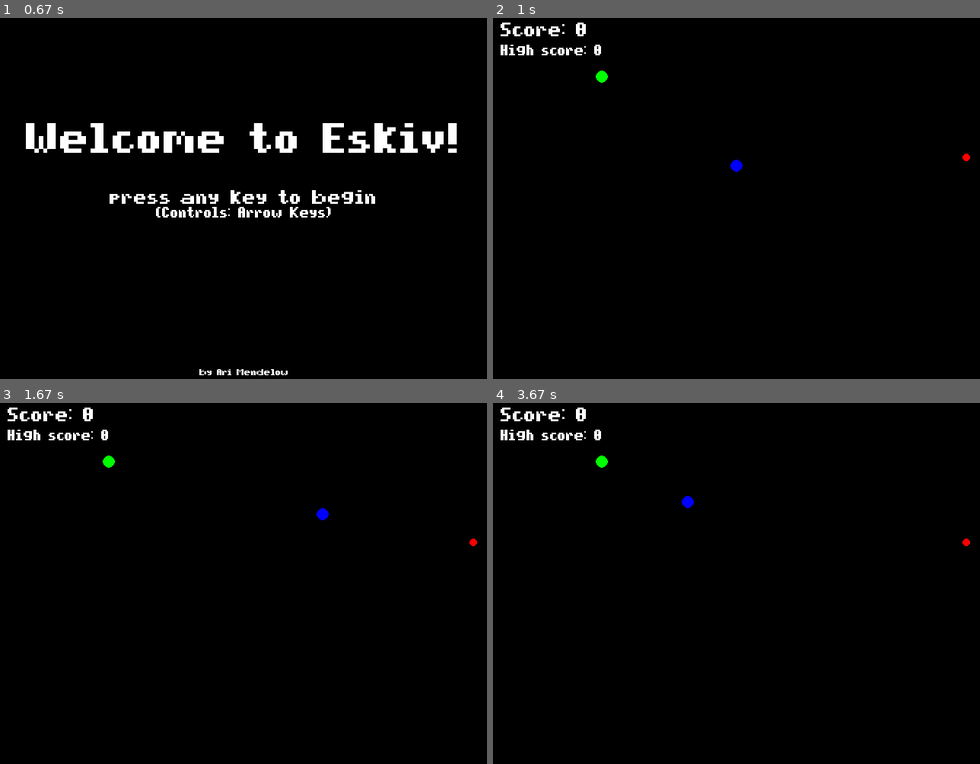
Above: before the commit, frames 1-4 (two rows, left to right).
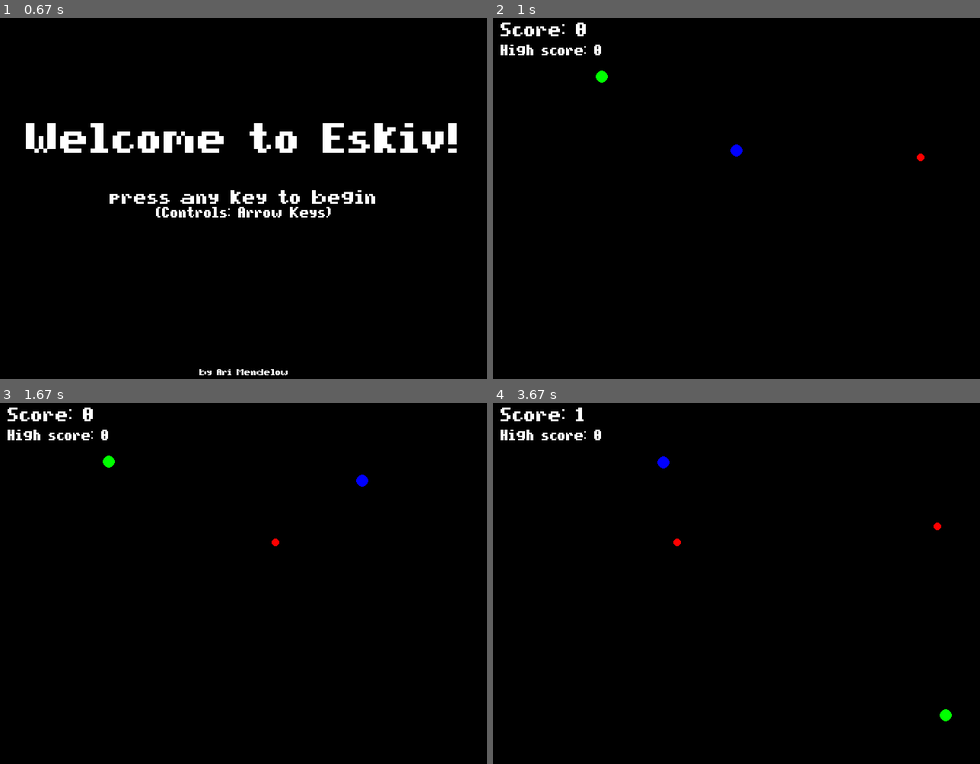
Above: after the commit, the same moments.

Repository: arimendelow/python_games
Game: pygame game, started from eskiv/eskiv.py
Two runs of this game, one before a commit and one after it. Both use one fixed random seed, a clock stepped at 60 frames per second and the inputs below.
Inputs:
- Up to frame 1 (0.67 s): hold Right from 0.33 s (still down)
- Up to frame 2 (1 s): release Right at 0.8 s; hold Up from 0.83 s (still down)
- Up to frame 3 (1.67 s): release Up at 1.18 s; hold Right from 1.22 s (still down)
- Up to frame 4 (3.67 s): release Right at 1.68 s; hold Left 1.72-2.25 s; hold Down 2.28-2.58 s; hold Left 2.62-3.02 s; hold Up 3.05-3.42 s; hold Right from 3.45 s (still down)

Frame 1 is identical in both runs. In frame 2, 0.2% of the frame differs, in the area x 48-98%, y 35-43%; in frame 3, 0.2%; in frame 4, 0.4%, in the area x 17-98%, y 1-89%.

Commit message:
Add obsticle generation + movement

Diff:
--- a/eskiv/eskiv.py
+++ b/eskiv/eskiv.py
@@ -8,8 +8,8 @@
 obstRad = 5
 
 # Controls the speed of the elements
-playerVel = 8
-obstVel = 8
+playerVel = 12
+obstVel = 10
 
 # Control the delay of the game - higher numbers means the game moves slower
 gameDelay = 0
@@ -190,7 +190,27 @@
 				run = False
 
 		# Move the obsticles
-		#todo
+		for obst in obsts:
+			# Direction, plus if hitting the edge of the screen, bounce baby bounce
+			if obst.dir == LEFT or obst.dir == RIGHT:
+				# Going off left side
+				if obst.dir == LEFT and obst.x < obst.vel:
+					obst.dir = RIGHT
+				# Going off right side
+				if obst.dir == RIGHT and obst.x > screenWidth - obst.radius:
+					obst.dir = LEFT
+				# Move it
+				obst.x = obst.x + obst.vel if obst.dir == RIGHT else obst.x - obst.vel
+			# If moving up or down
+			else:
+				# Going off top
+				if obst.dir == UP and obst.y < obst.vel:
+					obst.dir = DOWN
+				# Going off bottom
+				if obst.dir == DOWN and obst.y > screenHeight - obst.radius:
+					obst.dir = UP
+				# Move it
+				obst.y = obst.y + obst.vel if obst.dir == DOWN else obst.y - obst.vel
 
 		# Different ways to check if a key is pressed.
 		# - Can check the event as above, but that won't account for keys being held down
